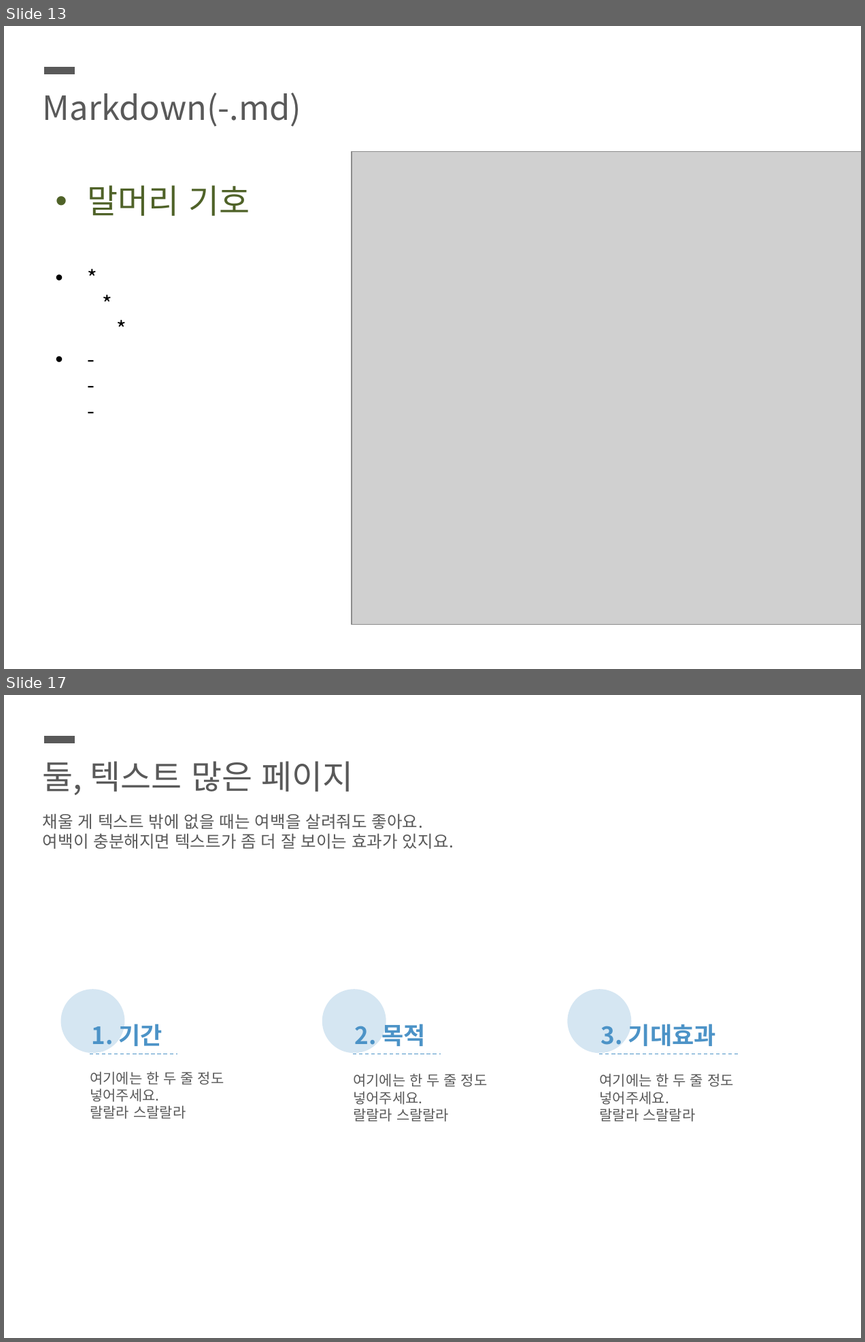
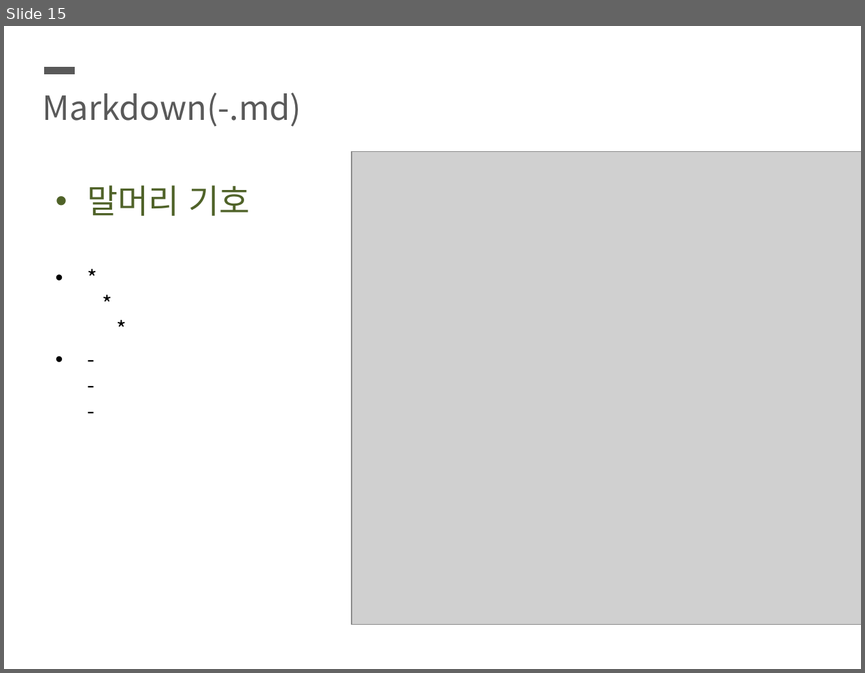
Before and after one commit to SeunghyunKing/OS_blue09, a slide deck: ppt.pptx. Shown one above the other, each under a label of ours: slides 13 and 17 before the commit, slide 15 after it; the slides between them are not shown. The pictures are 865x1342 and 865x673 pixels, drawn with LibreOffice and Linux fonts; fonts in the diff are those of the drawing; grey boxes stand for pictures. Boxes give left, top, right and bottom in pixels: in the first picture for what was removed or moved away, otherwise in the second. Text is boxed around its words. In the diff, an @@ line names an element or a change of style, - is before the commit and + after.

```diff
--- a/ppt.pptx
+++ b/ppt.pptx
@@ slide 17 removed at (4,695,861,1338), background #FFFFFF @@
@@ line removed from (44, 740) to (75, 740) @@
@@ text removed at (43,761,354,795) @@
-둘, 텍스트 많은 페이지
@@ text removed at (43,813,453,849) @@
-채울 게 텍스트 밖에 없을 때는 여백을 살려줘도 좋아요.
-여백이 충분해지면 텍스트가 좀 더 잘 보이는 효과가 있지요.
@@ ellipse removed at (60,989,125,1053) @@
@@ ellipse removed at (322,989,386,1053) @@
@@ ellipse removed at (567,989,631,1053) @@
@@ text removed at (92,1020,162,1051) @@
-1. 기간
@@ text removed at (355,1020,426,1051) @@
-2. 목적
@@ text removed at (601,1020,716,1051) @@
-3. 기대효과
@@ line removed from (90, 1054) to (177, 1054) @@
@@ line removed from (353, 1054) to (441, 1054) @@
@@ line removed from (600, 1054) to (738, 1054) @@
@@ text removed at (90,1071,224,1119) @@
-여기에는 한 두 줄 정도 넣어주세요.
-랄랄라 스랄랄라
@@ text removed at (353,1073,487,1121) @@
-여기에는 한 두 줄 정도 넣어주세요.
-랄랄라 스랄랄라
@@ text removed at (600,1073,734,1121) @@
-여기에는 한 두 줄 정도 넣어주세요.
-랄랄라 스랄랄라
@@ what was slide 13 is now slide 15 @@
```
Also in this commit, not shown: 3 slides changed, 2 slides added, 3 other slides removed.
